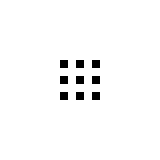
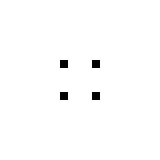
Revision of a layered 160x160 image; what changed, layer by layer:
painted on "Copia de test.png" over [60,60,100,100]
